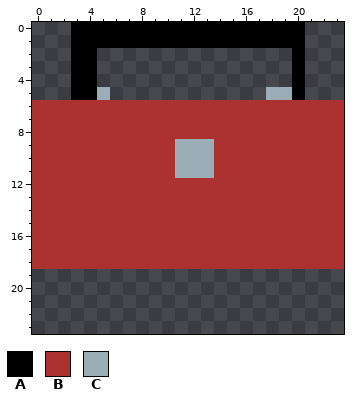
Two versions of one pixel-art sprite, assets/images/rtb_24.png. Above is the file before it was changed.
The file is 24x24 pixels.
Palette (. is transparent): A #000000  B #ac3232  C #9badb7
Pixels before, first column x 0:
 0 ...AAAAAAAAAAAAAAAAAA...
 1 ...AAAAAAAAAAAAAAAAAA...
 2 ...AA...............A...
 3 ...AA...............A...
 4 ...AA...............A...
 5 ...AAC............CCA...
 6 BBBBBBBBBBBBBBBBBBBBBBBB
 7 BBBBBBBBBBBBBBBBBBBBBBBB
 8 BBBBBBBBBBBBBBBBBBBBBBBB
 9 BBBBBBBBBBBCCCBBBBBBBBBB
10 BBBBBBBBBBBCCCBBBBBBBBBB
11 BBBBBBBBBBBCCCBBBBBBBBBB
12 BBBBBBBBBBBBBBBBBBBBBBBB
13 BBBBBBBBBBBBBBBBBBBBBBBB
14 BBBBBBBBBBBBBBBBBBBBBBBB
15 BBBBBBBBBBBBBBBBBBBBBBBB
16 BBBBBBBBBBBBBBBBBBBBBBBB
17 BBBBBBBBBBBBBBBBBBBBBBBB
18 BBBBBBBBBBBBBBBBBBBBBBBB
And afterwards:
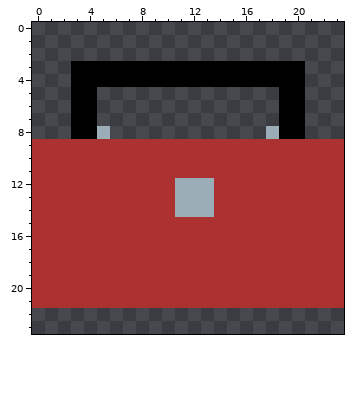
Diff:
{"y":0,"x":3,"old":"AAAAAAAAAAAAAAAAAA","new":".................."}
{"y":1,"x":3,"old":"AAAAAAAAAAAAAAAAAA","new":".................."}
{"y":2,"x":3,"old":"AA","new":".."}
{"y":2,"x":20,"old":"A","new":"."}
{"y":3,"x":5,"old":"...............","new":"AAAAAAAAAAAAAAA"}
{"y":4,"x":5,"old":"...............","new":"AAAAAAAAAAAAAAA"}
{"y":5,"x":5,"old":"C","new":"."}
{"y":5,"x":18,"old":"CC","new":".A"}
{"y":6,"x":0,"old":"BBBBBBBBBBBBBBBBBBBBBBBB","new":"...AA..............AA..."}
{"y":7,"x":0,"old":"BBBBBBBBBBBBBBBBBBBBBBBB","new":"...AA..............AA..."}
{"y":8,"x":0,"old":"BBBBBBBBBBBBBBBBBBBBBBBB","new":"...AAC............CAA..."}
{"y":9,"x":11,"old":"CCC","new":"BBB"}
{"y":10,"x":11,"old":"CCC","new":"BBB"}
{"y":11,"x":11,"old":"CCC","new":"BBB"}
{"y":12,"x":11,"old":"BBB","new":"CCC"}
{"y":13,"x":11,"old":"BBB","new":"CCC"}
{"y":14,"x":11,"old":"BBB","new":"CCC"}
{"y":19,"x":0,"old":"........................","new":"BBBBBBBBBBBBBBBBBBBBBBBB"}
{"y":20,"x":0,"old":"........................","new":"BBBBBBBBBBBBBBBBBBBBBBBB"}
{"y":21,"x":0,"old":"........................","new":"BBBBBBBBBBBBBBBBBBBBBBBB"}
